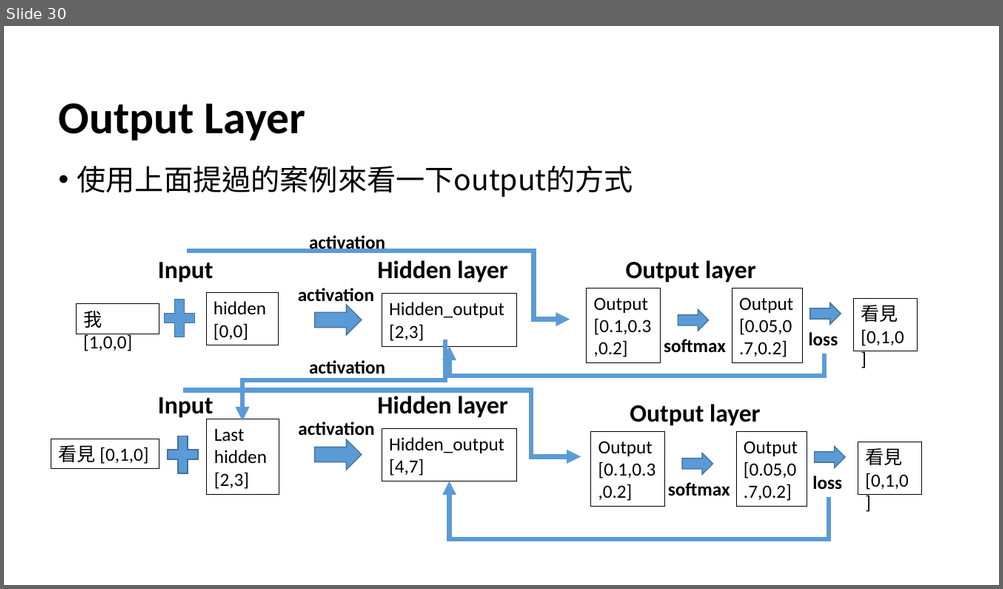
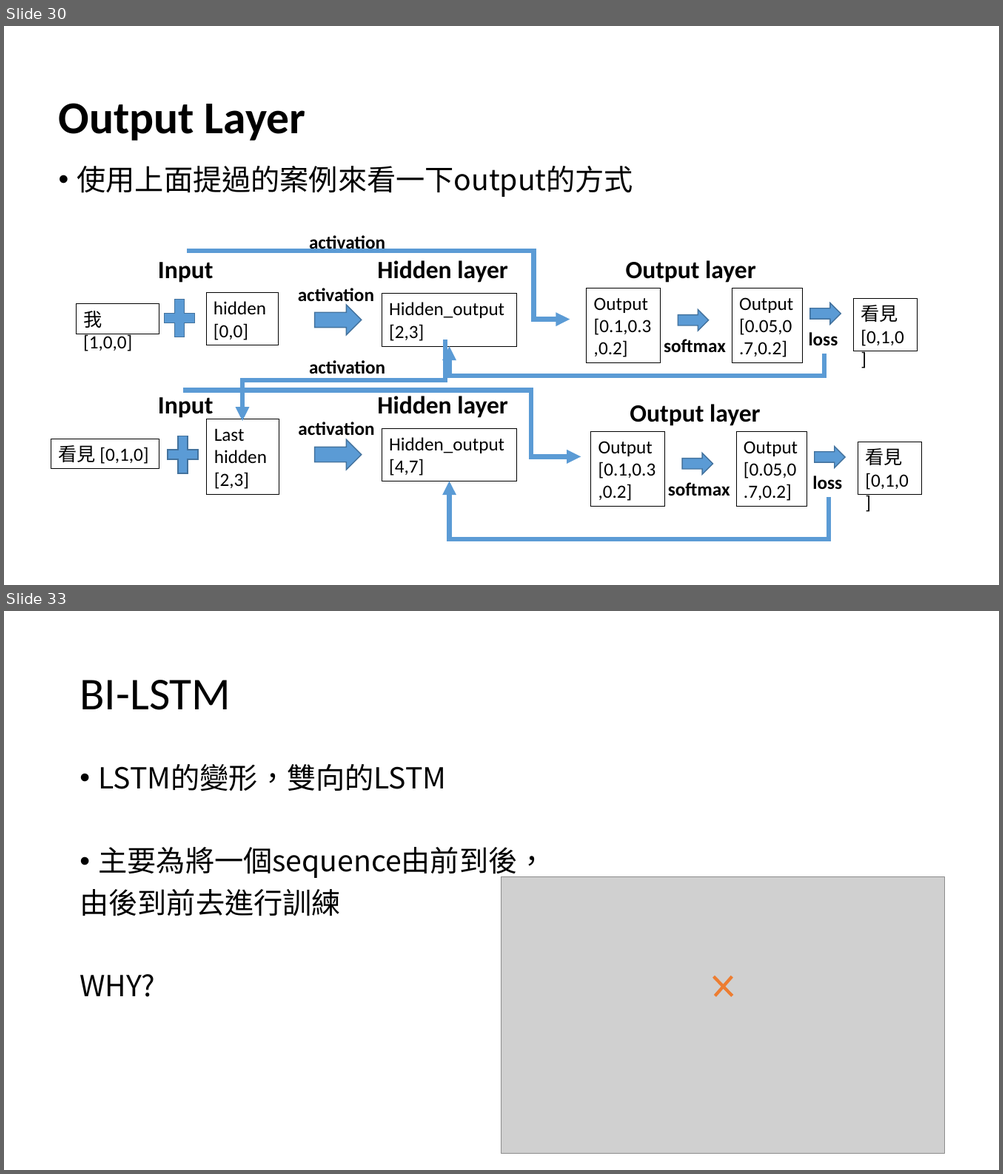
Before and after one commit to aron3312/embedding2lm, a slide deck: FromEmbeddingToLM.pptx. Shown one above the other, each under a label of ours: slide 30 before the commit, slides 30 and 33 after it; the slides between them are not shown. The pictures are 1003x589 and 1003x1174 pixels, drawn with LibreOffice and Linux fonts; fonts in the diff are those of the drawing; grey boxes stand for pictures. Boxes give left, top, right and bottom in pixels: in the first picture for what was removed or moved away, otherwise in the second. Text is boxed around its words. In the diff, an @@ line names an element or a change of style, - is before the commit and + after.

```diff
--- a/FromEmbeddingToLM.pptx
+++ b/FromEmbeddingToLM.pptx
@@ slide 33 added at [4,611,999,1170], background #FFFFFF @@
@@ title added at [79,680,230,710], 44 pt, text #000000 @@
+BI-LSTM
@@ text added at [79,764,546,997], 28 pt, text #000000 @@
+• LSTM的變形，雙向的LSTM
+• 主要為將一個sequence由前到後，
+由後到前去進行訓練
+WHY?
@@ picture added at [502,877,945,1153] @@
@@ line added from (714, 977) to (732, 996), #ED7D31 3 pt @@
@@ line added from (732, 977) to (715, 996), #ED7D31 3 pt @@
```
Also in this commit, not shown: 2 slides changed, 2 other slides added, 6 other files.
